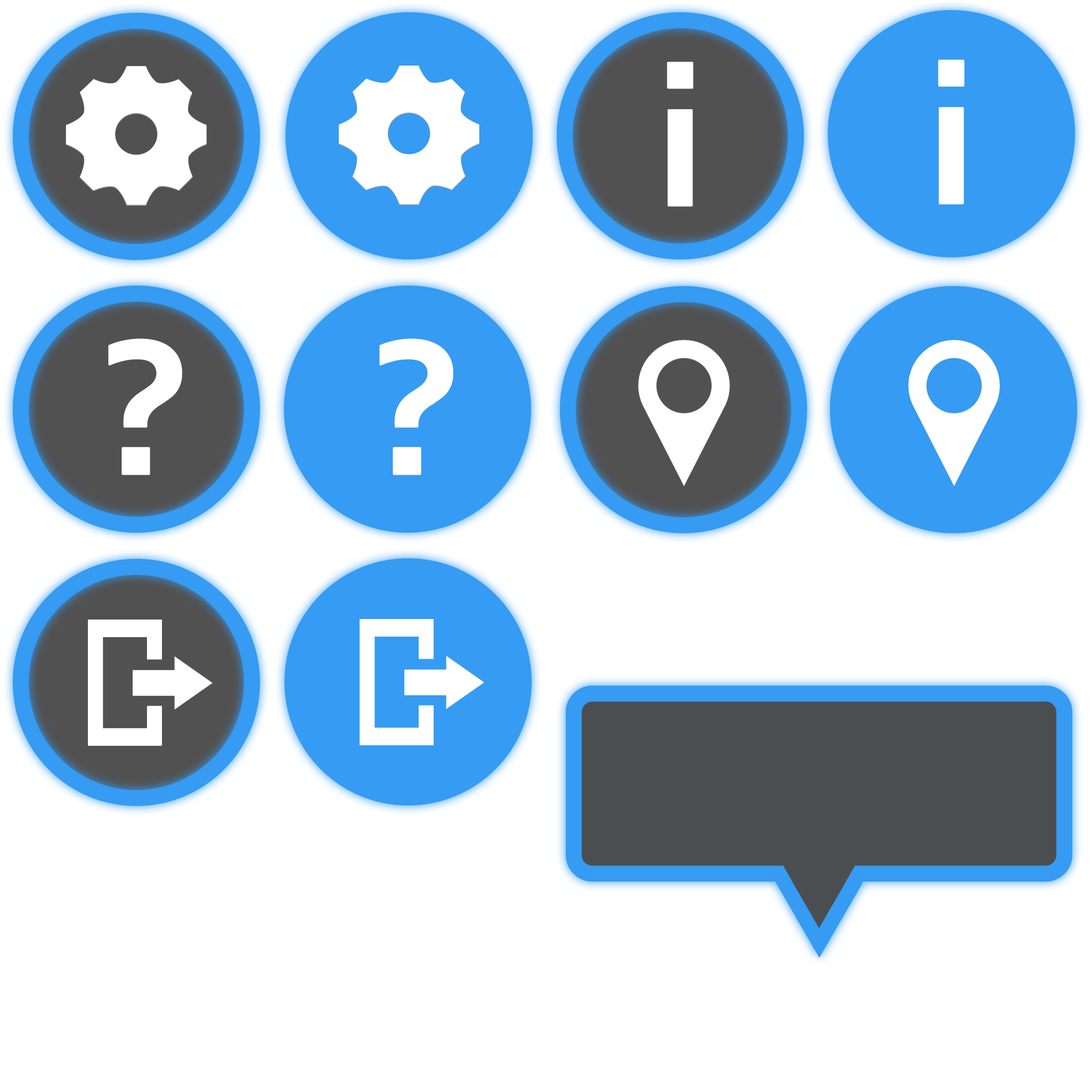
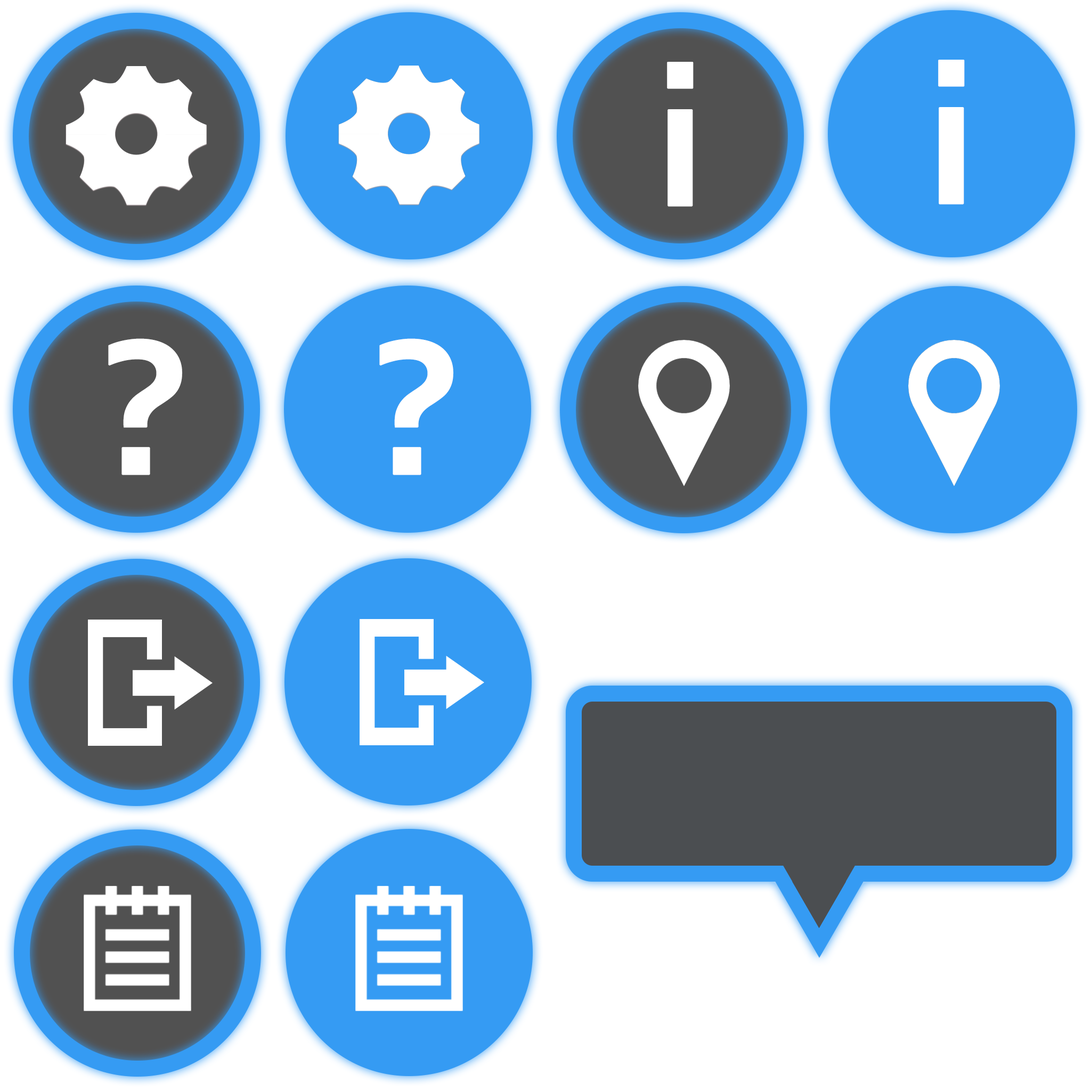
Two versions of the same layered image (w=1091, h=1091). Layer-by-layer changes:
added group "Introduce_Normal" with 5 layers in group "Button" over [13, 829, 262, 1078]
added layer "图层 5" in group "Introduce_Normal" over [104, 928, 171, 942]
added layer "图层 6" in group "Introduce_Normal" over [104, 973, 171, 987]
added layer "图层 4" in group "Introduce_Normal" over [83, 886, 192, 1012]
added layer "椭圆 1" (11th of 12, in "Button" › "Introduce_Normal") in group "Introduce_Normal" over [13, 829, 262, 1078]
added layer "椭圆 1 拷贝 2" (11th of 12, in "Button" › "Introduce_Normal") (95%) in group "Introduce_Normal" over [19, 835, 256, 1072]
added group "Introduce_Hover" with 5 layers in group "Button" over [285, 829, 533, 1077]
added layer "图层 5 拷贝" in group "Introduce_Hover" over [376, 928, 442, 942]
added layer "图层 6 拷贝" in group "Introduce_Hover" over [376, 973, 442, 987]
added layer "图层 4 拷贝 2" in group "Introduce_Hover" over [355, 886, 464, 1012]
added layer "椭圆 1" (12th of 12, in "Button" › "Introduce_Hover") in group "Introduce_Hover" over [285, 829, 533, 1077]
added layer "椭圆 1 拷贝 2" (12th of 12, in "Button" › "Introduce_Hover") in group "Introduce_Hover" over [291, 835, 528, 1071]
